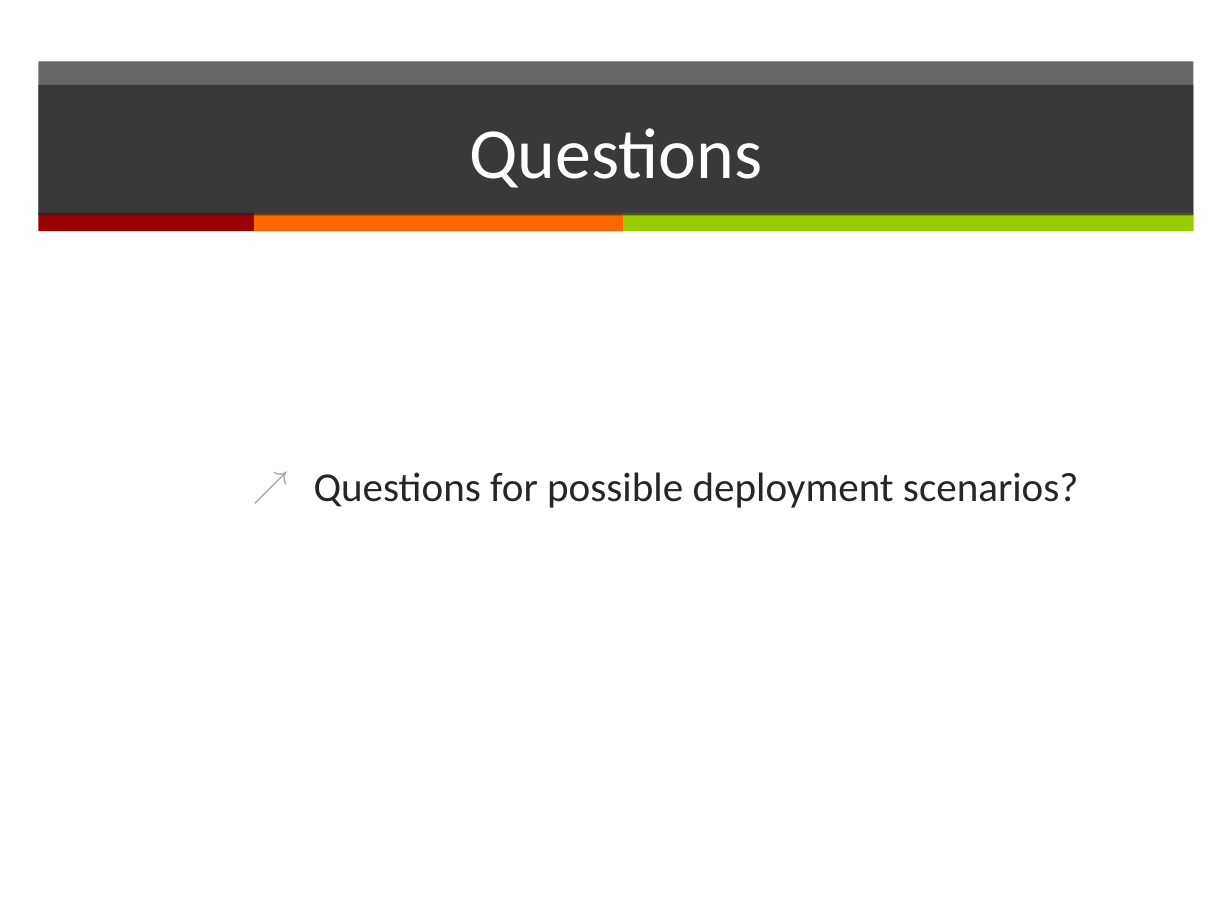
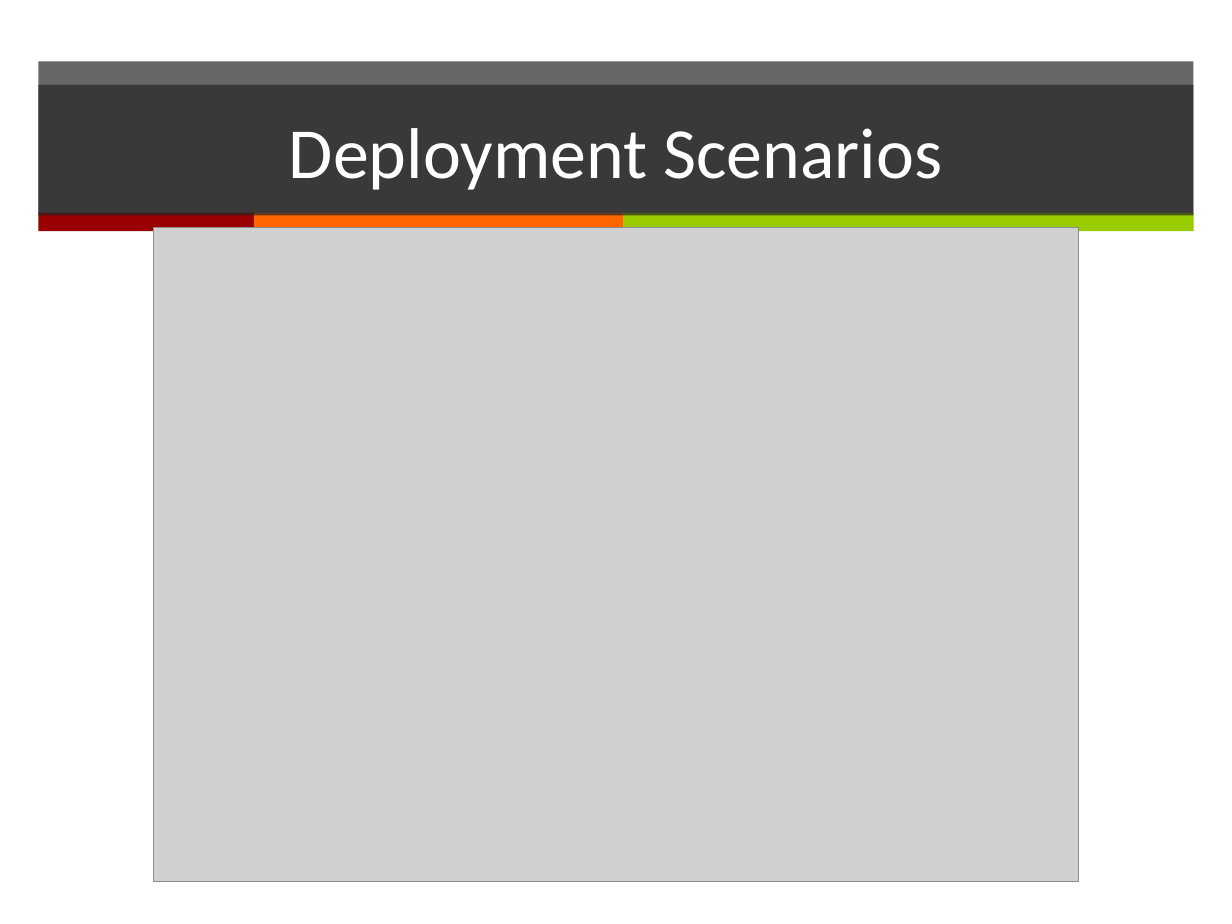
Before and after one commit to kirillbelyaev/telescope, a slide deck: slide 28 of doc/TeleScope.pptx. Drawn at 1232x924 pixels with LibreOffice and Linux fonts; fonts in the diff are those of the drawing; grey boxes stand for pictures. Boxes give left, top, right and bottom in pixels: in the first picture for what was removed or moved away, otherwise in the second. Text is boxed around its words. In the diff, an @@ line names an element or a change of style, - is before the commit and + after.

```diff
--- a/doc/TeleScope.pptx
+++ b/doc/TeleScope.pptx
@@ title at [289, 128, 943, 190]: text changed @@
-Questions
+Deployment Scenarios
@@ picture added at [153, 227, 1078, 881] @@
@@ text removed at [314, 472, 1079, 508] @@
-↗ Questions for possible deployment scenarios?
```
Also in this commit, not shown: 12 other slides changed.
